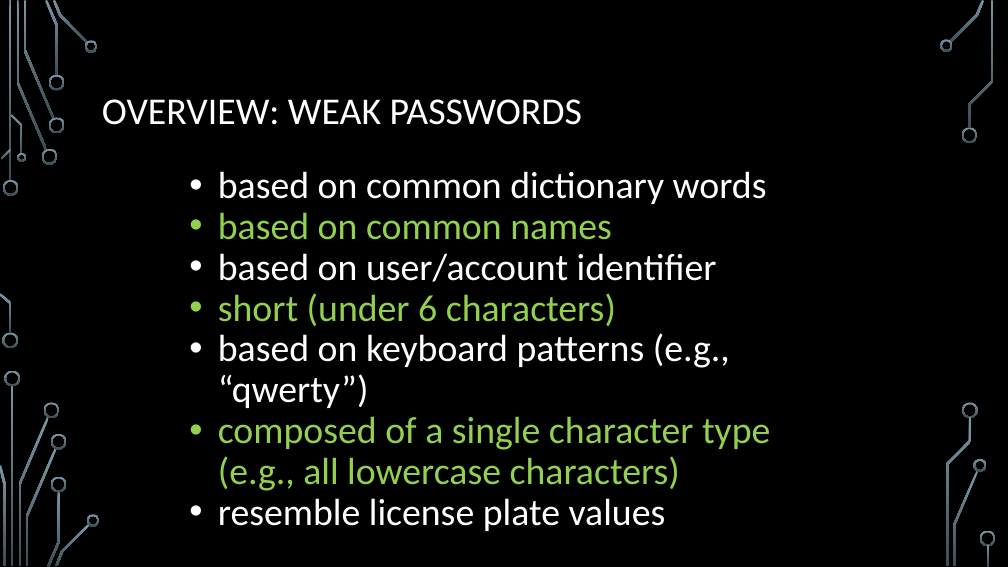
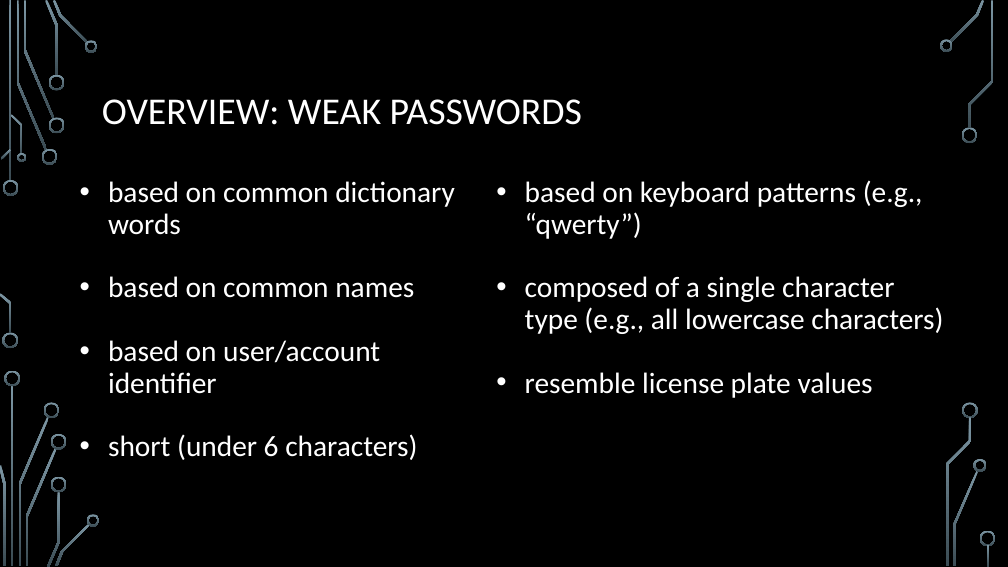
Before and after one commit to MVC-SEC/Club-Info, a slide deck: slide 10 of InfoSec Workshop/Passwords.pptx. Drawn at 1008x567 pixels with LibreOffice and Linux fonts; fonts in the diff are those of the drawing; background and template pictures are left out. Boxes give left, top, right and bottom in pixels: in the first picture for what was removed or moved away, otherwise in the second. Text is boxed around its words. In the diff, an @@ line names an element or a change of style, - is before the commit and + after.

```diff
--- a/InfoSec Workshop/Passwords.pptx
+++ b/InfoSec Workshop/Passwords.pptx
@@ text "based on common dictionary words": place and size @@
-text "based on common dictionary words" at [218, 171, 770, 531]
+text "based on common dictionary words" at [108, 181, 455, 460]
@@ text "based on common dictionary words" at [108, 181, 455, 460]: size 36 to 28 pt; text colour #92D050 to #FFFFFF in "based on common names", "short (under 6 characters)" @@
@@ text added at [525, 180, 943, 398], 28 pt, text #FFFFFF @@
+  • based on keyboard patterns (e.g., “qwerty”)
+  • composed of a single character type (e.g., all lowercase characters)
+  • resemble license plate values
@@ text at [218, 333, 770, 531]: paragraphs removed @@
-  • based on keyboard patterns (e.g., “qwerty”)
-  • composed of a single character type (e.g., all lowercase characters)
-  • resemble license plate values
```
Also in this commit, not shown: 3 other slides changed, 4 other files.
